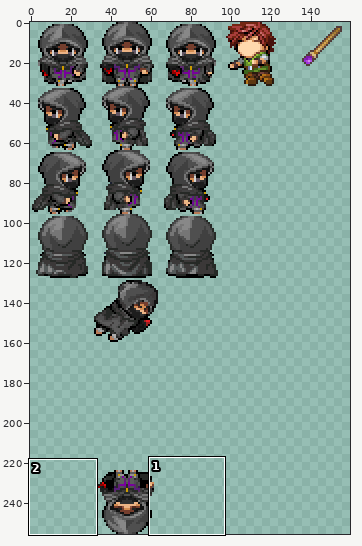
Two states of a sprite sheet, Graphics/Characters/Vezran.png. Above, an overview of the earlier version with the close-up marked.
Close-up. Old version:
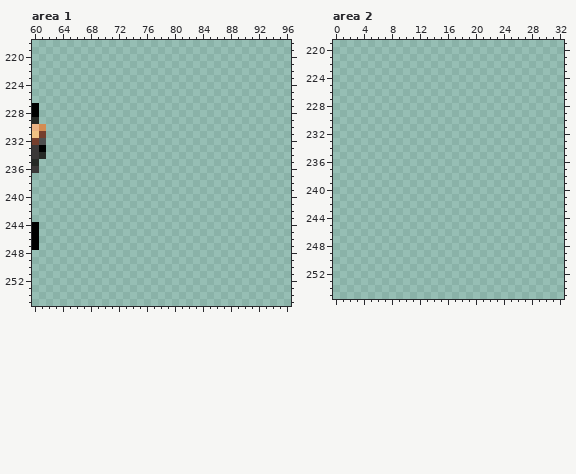
The file is 384x256 pixels. Pixels under 10% opacity are left out. Colours within 5 levels of each other are drawn and written as one. Shown: area 1: x 60..96, y 218..255; area 2: x 0..32, y 219..255. The wide view leaves out empty margins.
After the commit:
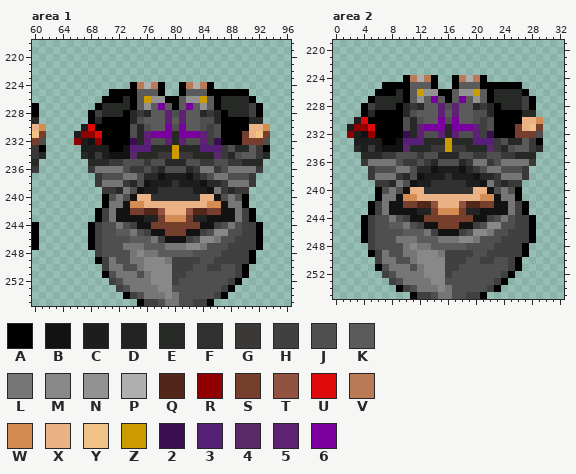
Palette (. is transparent): A #000000  B #121212  C #1d1d1d  D #232323  E #262926  F #313131  G #3b3838  H #404040  J #4f4f4f  K #5b5b5b  L #767676  M #888888  N #929292  P #afafaf  Q #52271a  R #900000  S #753e2d  T #915340  U #de0909  V #b97a56  W #d48c52  X #ebb385  Y #f0c285  Z #cb9b00  2 #390f52  3 #561f78  4 #5a2a68  5 #5f2173  6 #79009e
Changes in this commit:
Changed rows in their new state; - is an unchanged pixel.
Area 1:
first column x 66:
224 --------AVPVA--AVPVA--------
225 -----AAAAKKKA--AKKKAAAAAA---
226 ----AAAEAKZNNAAKNNZKAEEEEA--
227 ---AEEEEAKNK6KAK6KNKAEEEEHA-
228 --AHEEEAEGEKK5J5KKEGEAEEEHA-
229 --AEAAAAEJKKK5K5KKJJEAAAAEE-
230 -CUAAAAAJEJKK6J6KKJHJAAAAXXW
231 CRRUAAAAJE5666E6665HJAAASXYS
232 RCBRAAAA2E5JJ5E5JJ5H2AAASSSJ
233 -CCCCAAB333EEEZEEE333GJEEKGA
234 -ECGCBBB4EEEGGZGGEEE4GEJKKGE
235 --EEEGGJJJGJJEEEJJGGJJGGEEE-
236 --GLLLLJGGJGEJJJEGLLGJLLLLG-
237 ---GJJJLLJEEBCCCBEGJLLJJJG--
238 ---GLLLGEJBCCCFCCCBEEGLLLG--
239 ----GGELJBCCFFFFFCCBLGEGG---
240 ----AJLJBXXFFFFFFFXXBJLJA---
241 ----ALLBWWXXXXXXXXXWWBLLA---
242 ---AHLBBSSQQTXXXTQQSSBBLHA--
243 ---AHLBBBBDDSWWWSDDBBBBLHA--
244 --AHJJLJHBBSSSSSSSBBHJLJHHA-
245 --AHJJKKLJHBBSSSBBHJMMJJHHA-
246 --AHJJJJKKKLHBBBHJMMLJJHHHA-
247 --AHJJJLLLKKKLLLMMLJJJHHHHA-
248 ---HJJJJLMLLKKKKKJJJJHHHHA--
249 ---AHLJJLLMMMLHHHHJJHHHHHA--
250 ----HLLJJLMMMMHHHJJHHJJHA---
251 ----AJLLLJLMMMHHJJJJJJJHA---
252 -----HJLLLLMMMHJJJJJJJHA----
253 ------HJLLLLMMJJJJJJJHA-----
254 -------AHJLLLMLJJJJJHA------
255 ---------AHHJLLJJHHA--------
Area 2:
first column x 2:
224 --------AVPVA--AVPVA--------
225 -----AAAAKKKA--AKKKAAAAAA---
226 ----AAAEAKZNNAAKNNZKAEEEEA--
227 ---AEEEEAKNK6KAK6KNKAEEEEHA-
228 --AHEEEAEGEKK5J5KKEGEAEEEHA-
229 --AEAAAAEJKKK5K5KKJJEAAAAEE-
230 -CUAAAAAJEJKK6J6KKJHJAAAAXXW
231 CRRUAAAAJE5666E6665HJAAASXYS
232 RCBRAAAA2E5JJ5E5JJ5H2AAASSSJ
233 -CCCCAAB333EEEZEEE333GJEEKGA
234 -ECGCBBB4EEEGGZGGEEE4GEJKKGE
235 --EEEGGJJJGJJEEEJJGGJJGGEEE-
236 --GLLLLJGGJGEJJJEGLLGJLLLLG-
237 ---GJJJLLJEEBCCCBEGJLLJJJG--
238 ---GLLLGEJBCCCFCCCBEEGLLLG--
239 ----GGELJBCCFFFFFCCBLGEGG---
240 ----AJLJBXXFFFFFFFXXBJLJA---
241 ----ALLBWWXXXXXXXXXWWBLLA---
242 ---AHLBBSSQQTXXXTQQSSBBLHA--
243 ---AHLBBBBDDSWWWSDDBBBBLHA--
244 --AHJJLJHBBSSSSSSSBBHJLJHHA-
245 --AHJJKKLJHBBSSSBBHJMMJJHHA-
246 --AHJJJJKKKLHBBBHJMMLJJHHHA-
247 --AHJJJLLLKKKLLLMMLJJJHHHHA-
248 ---HJJJJLMLLKKKKKJJJJHHHHA--
249 ---AHLJJLLMMMLHHHHJJHHHHHA--
250 ----HLLJJLMMMMHHHJJHHJJHA---
251 ----AJLLLJLMMMHHJJJJJJJHA---
252 -----HJLLLLMMMHJJJJJJJHA----
253 ------HJLLLLMMJJJJJJJHA-----
254 -------AHJLLLMLJJJJJHA------
255 ---------AHHJLLJJHHA--------
Changed places in both close-ups, as pixel boxes (x1, y1, x2, y2):
added: (74, 82, 270, 306)
added: (347, 75, 543, 299)
